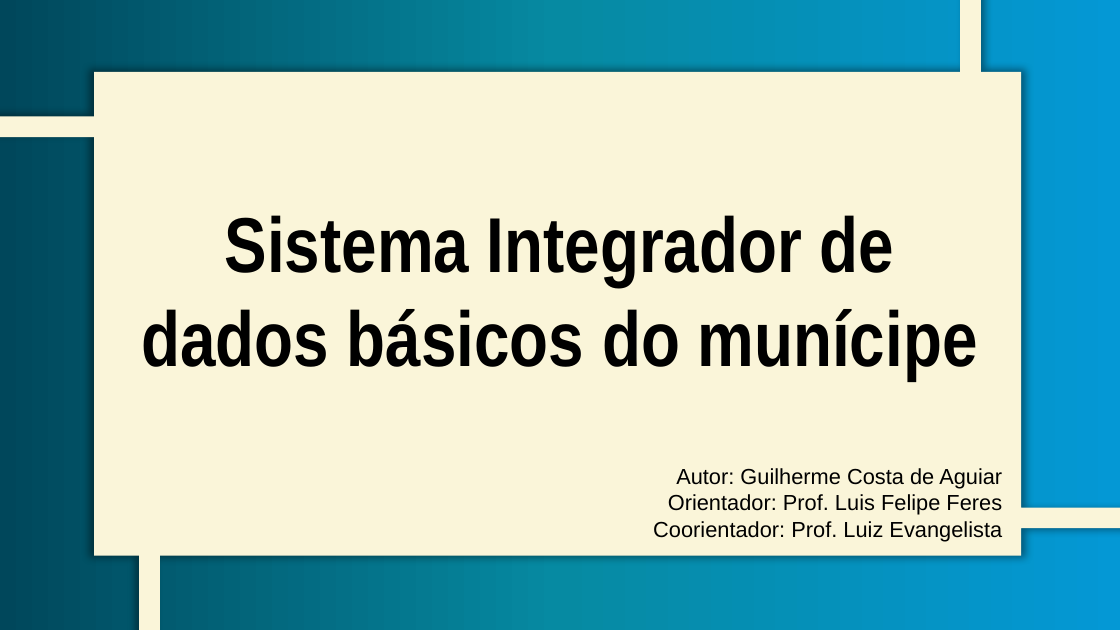
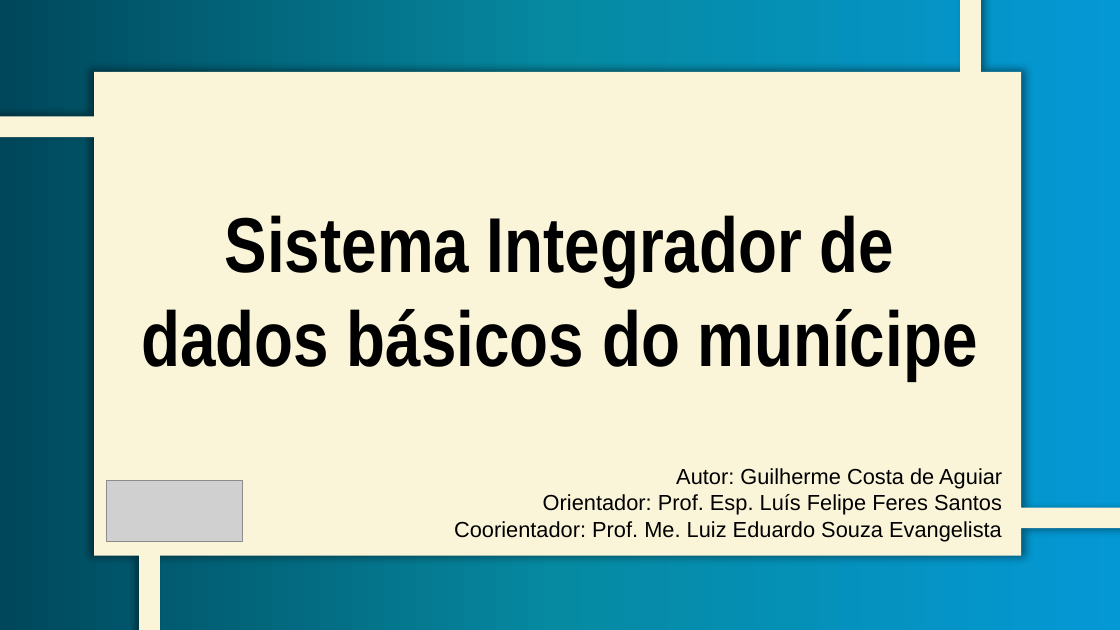
Before and after one commit to GC-Aguiar/tg-AplicacaoIntegradora, a slide deck: slide 1 of Documentação/Apresentação/Apresentação TGII - SIDBM.pptx. Drawn at 1120x630 pixels with LibreOffice and Linux fonts; fonts in the diff are those of the drawing; grey boxes stand for pictures. Boxes give left, top, right and bottom in pixels: in the first picture for what was removed or moved away, otherwise in the second. Text is boxed around its words. In the diff, an @@ line names an element or a change of style, - is before the commit and + after.

```diff
--- a/Documentação/Apresentação/Apresentação TGII - SIDBM.pptx
+++ b/Documentação/Apresentação/Apresentação TGII - SIDBM.pptx
@@ text at (454,468,1002,541): text changed @@
-Autor: Guilherme Costa de Aguiar
-Orientador: Prof. Luis Felipe Feres
-Coorientador: Prof. Luiz Evangelista
+Autor: Guilherme Costa de Aguiar
+Orientador: Prof. Esp. Luís Felipe Feres Santos
+Coorientador: Prof. Me. Luiz Eduardo Souza Evangelista
@@ picture added at (106,480,243,541) @@
```
Also in this commit, not shown: 17 other slides changed, 9 slides added, 44 slides removed, 59 other files.
